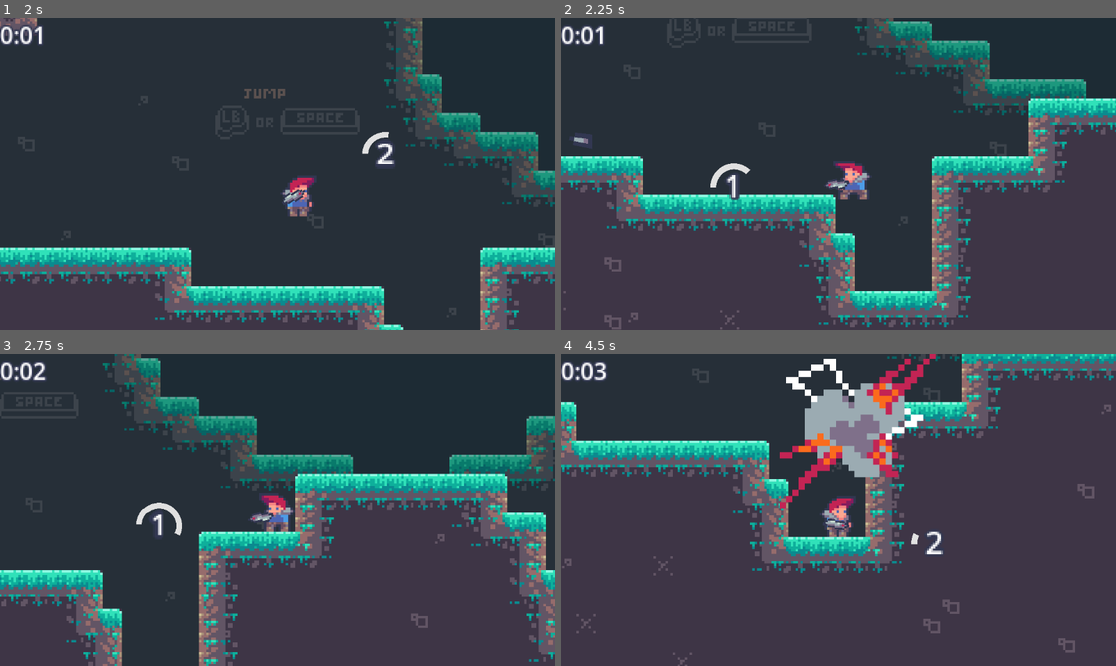
Above: before the commit, frames 1-4 (two rows, left to right).
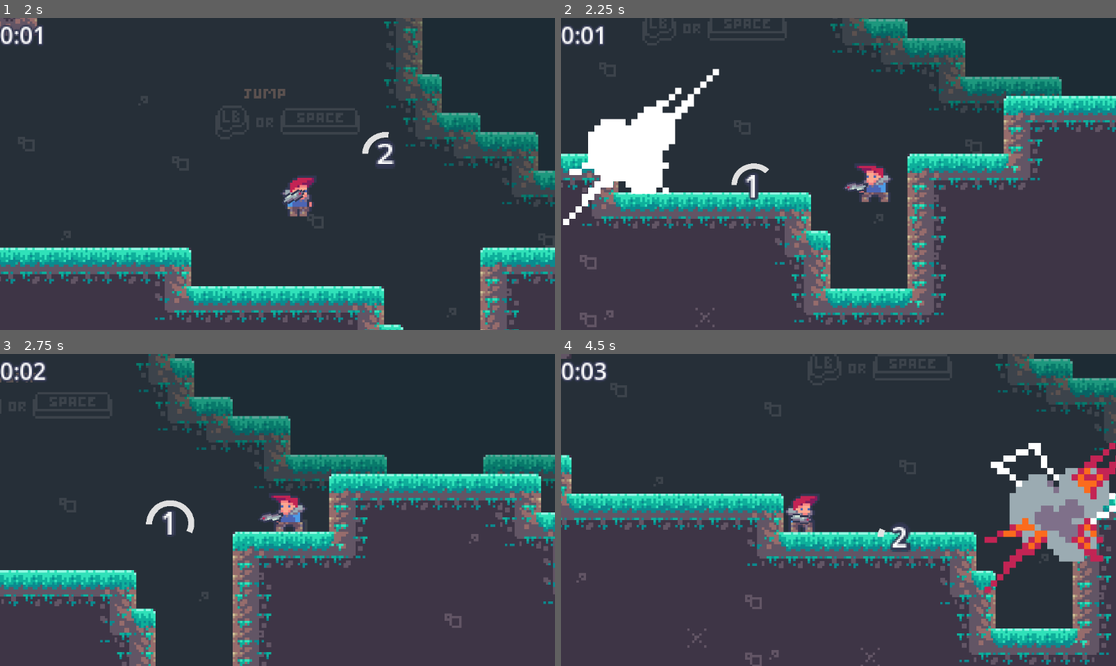
Above: after the commit, the same moments.

Repository: SoulierTom/Rocket
Game: Godot game, scene res://Scenes/Main_Menu.tscn
The game is run twice, just before and just after one commit, with the same random seed, the same clock (stepped at 60 frames per second) and the same inputs.
Inputs (mouse positions are in pixels of both pictures, inside the frame that each line leads up to):
- Up to frame 1 (2 s): click "Play" at 0.5 s; tap Enter at 1.25 s; move the mouse to (399, 158) at 1.27 s; press the mouse at (399, 158) at 1.28 s; hold D (Move_Right) from 1.28 s (still down); tap Space (Jump) at 1.52 s
- Up to frame 2 (2.25 s): keep holding D (Move_Right); move the mouse to (727, 189) at 2.02 s; release the mouse at (727, 189) at 2.03 s; click (727, 189) at 2.1 s
- Up to frame 3 (2.75 s): keep holding D (Move_Right); tap Space (Jump) at 2.27 s
- Up to frame 4 (4.5 s): move the mouse to (894, 441) at 2.77 s; release D (Move_Right) at 2.78 s; press the mouse at (894, 441) at 2.78 s; hold A (Move_Left) 2.78-3.53 s; move the mouse to (810, 572) at 3.52 s; release the mouse at (810, 572) at 3.53 s; hold D (Move_Right) from 3.53 s (still down); click (810, 572) at 3.6 s; tap Space (Jump) at 3.77 s; move the mouse to (1005, 556) at 4.27 s; press the mouse at (1005, 556) at 4.28 s

Frame 1 is identical in both runs. In frame 2, 25% of the frame differs, in the area x 0-100%, y 0-100%; in frame 3, 25%; in frame 4, 35%.

Commit message:
pause cassé 3

Diff:
--- a/Scripts/pause_menu.gd
+++ b/Scripts/pause_menu.gd
@@ -2,35 +2,40 @@
 
 var is_using_gamepad = false
 
+func _ready():
+	print("Pause menu ready")
+
 func _input(event):
-	# Vérifier si l'événement vient d'une manette
+	# Détecter l'utilisation de la manette
 	if event is InputEventJoypadMotion or event is InputEventJoypadButton:
 		if not is_using_gamepad:
 			is_using_gamepad = true
+			print("Gamepad detected")
 			_enable_buttons_focus(true)
 
-	# Si une autre entrée (clavier/souris) est détectée, désactiver la manette
+	# Détecter l'utilisation du clavier/souris
 	elif event is InputEventMouseMotion or event is InputEventMouseButton or event is InputEventKey:
 		if is_using_gamepad:
 			is_using_gamepad = false
+			print("Keyboard/mouse detected")
 			_enable_buttons_focus(false)
 
-	# Si l'utilisateur appuie sur "ok", activer le bouton sélectionné
+	# Simuler un appui sur le bouton sélectionné avec la manette
 	if Input.is_action_just_pressed("ok"):
 		press_focused_button()
 
 func _enable_buttons_focus(focus: bool):
-	# Parcourir tous les descendants de la hiérarchie pour trouver les boutons
-	for button in $MarginContainer/VBoxContainer/Resume.get_children():
+	# Activer ou désactiver le focus pour tous les boutons
+	for button in $MarginContainer/VBoxContainer.get_children():
 		if button is Button:
 			if focus:
-				button.grab_focus()  # Permet de naviguer avec la manette
+				button.grab_focus()
 			else:
-				button.release_focus()  # Empêche la navigation avec la manette
+				button.release_focus()
 
 func press_focused_button():
-	# Trouver le bouton actuellement sélectionné et simuler un appui
-	for button in $MarginContainer/VBoxContainer/Quit.get_children():
+	# Simuler un appui sur le bouton sélectionné
+	for button in $MarginContainer/VBoxContainer.get_children():
 		if button is Button and button.has_focus():
 			button.emit_signal("pressed")
 			break
--- a/Scripts/player.gd
+++ b/Scripts/player.gd
@@ -122,6 +122,7 @@
 	recoiling = false
 
 func pause_game():
+	print("Pausing game")
 	pause_instance = pause_menu.instantiate()
 	pause_instance.z_index = 100  # Place le menu pause au-dessus des autres éléments
 	add_child(pause_instance)
--- a/Scripts/rocket.gd
+++ b/Scripts/rocket.gd
@@ -2,7 +2,7 @@
 extends CharacterBody2D
 
 var direction = Vector2.ZERO
-@export var speed = 350.0
+@export var speed = 1000
 @export var explosion_notifier: Node
 @onready var existence: Timer = $Existence
 
--- a/project.godot
+++ b/project.godot
@@ -26,6 +26,12 @@
 
 [input]
 
+ui_cancel={
+"deadzone": 0.5,
+"events": [Object(InputEventKey,"resource_local_to_scene":false,"resource_name":"","device":0,"window_id":0,"alt_pressed":false,"shift_pressed":false,"ctrl_pressed":false,"meta_pressed":false,"pressed":false,"keycode":4194305,"physical_keycode":0,"key_label":0,"unicode":0,"location":0,"echo":false,"script":null)
+, Object(InputEventJoypadButton,"resource_local_to_scene":false,"resource_name":"","device":-1,"button_index":6,"pressure":0.0,"pressed":true,"script":null)
+]
+}
 Jump={
 "deadzone": 0.5,
 "events": [Object(InputEventJoypadButton,"resource_local_to_scene":false,"resource_name":"","device":-1,"button_index":0,"pressure":0.0,"pressed":true,"script":null)
Not shown: 1 places in Levels/Level_2.tscn that only renumber resources
Not shown, changed: Levels/Level_3.tscn
Not shown: 1 places in Levels/Level_4.tscn that only renumber resources
